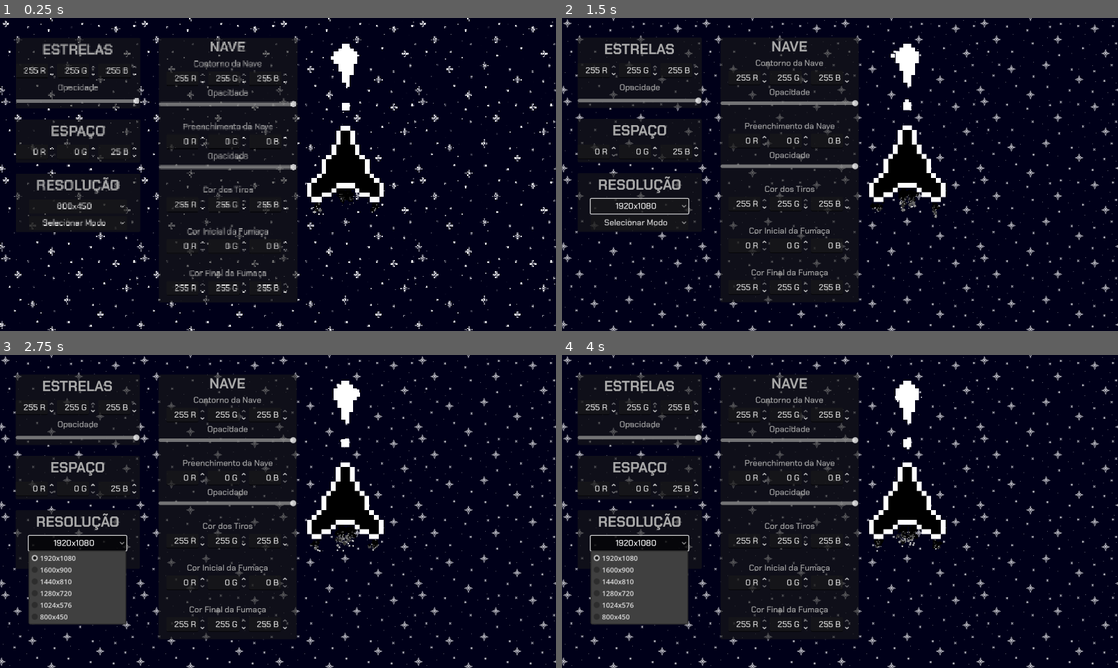
Above: before the commit, frames 1-4 (two rows, left to right).
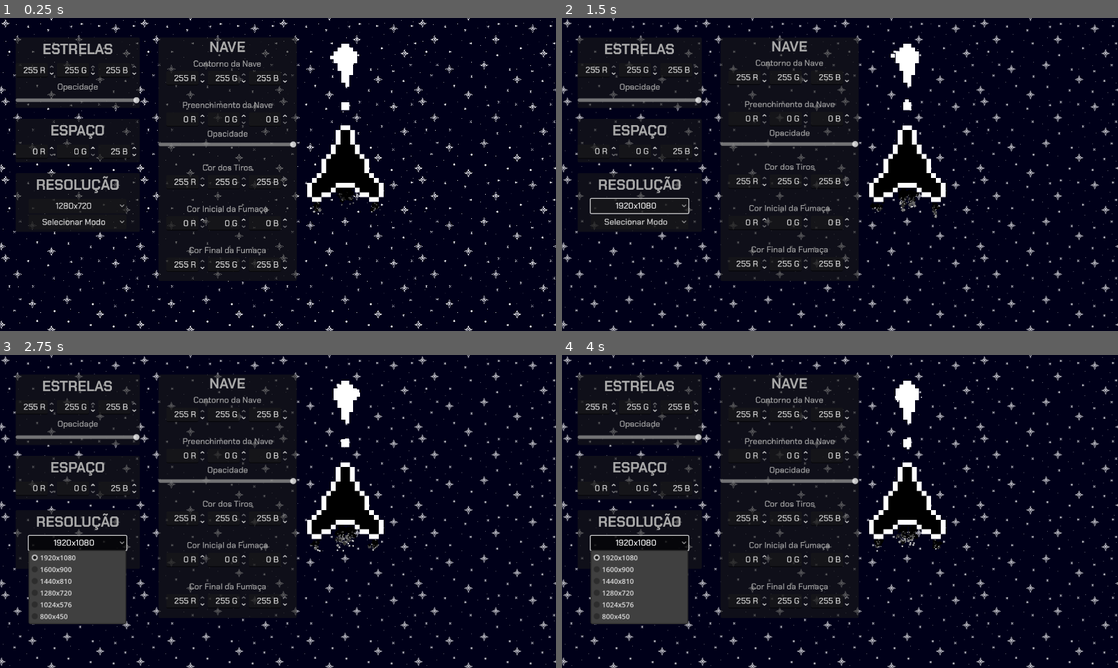
Above: after the commit, the same moments.

Repository: Naut-Astro/InvasorEspacial
Game: Godot game, scene res://Cenas/invaderconfig.tscn
Two runs of this game, one before a commit and one after it. Both use one fixed random seed, a clock stepped at 60 frames per second and the inputs below.
Inputs:
- Up to frame 1 (0.25 s): no input
- Up to frame 2 (1.5 s): click "800x450" (after the commit: "1280x720") at 0.5 s; click "Selecionar Modo" at 1.25 s
- Up to frame 3 (2.75 s): click "1920x1080" at 2 s
- Up to frame 4 (4 s): hold D (Right) 2.78-3.53 s; tap Z (Shoot) at 2.85, 3.6 s; hold S (Down) from 3.53 s (still down)

The runs differ from the first frame. In frame 1, 8.8% of the frame differs, in the area x 0-100%, y 0-100%; in frame 2, 4.0%; in frame 3, 4.0%; in frame 4, 4.0%.

Commit message:
Tiro Simples + Save
Foi adicionado o tiro normal;

Foi adicionado sistema de save para guardar as configurações do jogador, bem como futuramente salvar o progresso do jogador;

Diff:
--- a/Cenas/background.tscn
+++ b/Cenas/background.tscn
@@ -6,6 +6,7 @@
 [sub_resource type="CanvasTexture" id="CanvasTexture_p3a1g"]
 
 [node name="Background" type="Node2D"]
+z_index = -1
 script = ExtResource("1_cxkf6")
 
 [node name="Space" type="TextureRect" parent="."]
--- a/Cenas/invader.tscn
+++ b/Cenas/invader.tscn
@@ -4,11 +4,16 @@
 [ext_resource type="PackedScene" uid="uid://cuvibs4p4eumo" path="res://Cenas/ship_sprite.tscn" id="2_ekh5j"]
 
 [node name="Invader" type="CharacterBody2D"]
+z_index = 2
 script = ExtResource("1_b7s0x")
 
 [node name="Hitbox" type="CollisionPolygon2D" parent="."]
-position = Vector2(0, -0.5)
+position = Vector2(0, -2.5)
+scale = Vector2(5, 5)
 polygon = PackedVector2Array(-1, -6.5, 1, -6.5, 2, -3.5, 3, -1.5, 4, -0.5, 5, 2.5, 7, 4.5, 7, 7.5, 3, 6.5, 2, 4.5, -2, 4.5, -3, 6.5, -7, 7.5, -7, 4.5, -5, 2.5, -4, -0.5, -3, -1.5, -2, -3.5)
 
 [node name="ShipSprite" parent="." instance=ExtResource("2_ekh5j")]
 scale = Vector2(5, 5)
+
+[node name="Marker2D" type="Marker2D" parent="."]
+position = Vector2(0, -37.5)
--- a/Cenas/invaderconfig.tscn
+++ b/Cenas/invaderconfig.tscn
@@ -187,7 +187,7 @@
 offset_left = 365.0
 offset_top = 45.0
 offset_right = 683.0
-offset_bottom = 654.0
+offset_bottom = 605.0
 size_flags_vertical = 0
 metadata/_edit_group_ = true
 
@@ -242,20 +242,6 @@
 alignment = 2
 update_on_text_changed = true
 suffix = "B"
-
-[node name="Label4" type="Label" parent="Menu/Ship/Linhas"]
-modulate = Color(0.666569, 0.666569, 0.666569, 1)
-layout_mode = 2
-theme_override_fonts/font = ExtResource("3_tl5q0")
-theme_override_font_sizes/font_size = 19
-text = "Opacidade"
-horizontal_alignment = 1
-vertical_alignment = 1
-
-[node name="A2" type="HSlider" parent="Menu/Ship/Linhas"]
-layout_mode = 2
-max_value = 255.0
-rounded = true
 
 [node name="Space" type="Label" parent="Menu/Ship/Linhas"]
 modulate = Color(0.666569, 0.666569, 0.666569, 1)
@@ -540,7 +526,6 @@
 [connection signal="value_changed" from="Menu/Ship/Linhas/HBoxContainer2/R" to="." method="_on_shipOutlineR_value_changed"]
 [connection signal="value_changed" from="Menu/Ship/Linhas/HBoxContainer2/G" to="." method="_on_shipOutlineG_value_changed"]
 [connection signal="value_changed" from="Menu/Ship/Linhas/HBoxContainer2/B" to="." method="_on_shipOutlineB_value_changed"]
-[connection signal="value_changed" from="Menu/Ship/Linhas/A2" to="." method="_on_shipOutlineA_value_changed"]
 [connection signal="value_changed" from="Menu/Ship/Linhas/HBoxContainer3/R" to="." method="_on_shipFillR_value_changed"]
 [connection signal="value_changed" from="Menu/Ship/Linhas/HBoxContainer3/G" to="." method="_on_shipFillG_value_changed"]
 [connection signal="value_changed" from="Menu/Ship/Linhas/HBoxContainer3/B" to="." method="_on_shipFillB_value_changed"]
--- a/Cenas/tiro.tscn
+++ b/Cenas/tiro.tscn
@@ -1,20 +1,29 @@
-[gd_scene load_steps=5 format=3 uid="uid://byjns0rgvd7fh"]
+[gd_scene load_steps=6 format=3 uid="uid://byjns0rgvd7fh"]
 
+[ext_resource type="Script" uid="uid://dbe6cb3eblyct" path="res://Scripts/shot_behaviour.gd" id="1_qs13w"]
 [ext_resource type="Texture2D" uid="uid://bfy3scykfle0p" path="res://Assets/Sprites/Tiro.png" id="1_wr052"]
 [ext_resource type="Script" uid="uid://cnkaeni1jtsgi" path="res://Scripts/shot_sprite.gd" id="2_po8pd"]
 [ext_resource type="PackedScene" uid="uid://df3akxpxcdavy" path="res://Recursos/Bullet/bullettrailparticle.res" id="3_v0468"]
 
 [sub_resource type="RectangleShape2D" id="RectangleShape2D_po8pd"]
-size = Vector2(2, 2)
+size = Vector2(1.6, 1.6)
 
 [node name="Tiro" type="Area2D"]
+z_index = 1
+scale = Vector2(5, 5)
+script = ExtResource("1_qs13w")
 
 [node name="Sprite2D" type="Sprite2D" parent="."]
 texture_filter = 1
+scale = Vector2(0.75, 0.75)
 texture = ExtResource("1_wr052")
 script = ExtResource("2_po8pd")
 
 [node name="BulletTrail" parent="Sprite2D" instance=ExtResource("3_v0468")]
+amount = 11
+lifetime = 0.15
 
 [node name="CollisionShape2D" type="CollisionShape2D" parent="."]
+position = Vector2(-5.96046e-08, 9.53674e-08)
+scale = Vector2(1, 1)
 shape = SubResource("RectangleShape2D_po8pd")
--- a/Cenas/tiro_carregado.tscn
+++ b/Cenas/tiro_carregado.tscn
@@ -9,6 +9,8 @@
 size = Vector2(6, 6)
 
 [node name="TiroCarregado" type="Area2D"]
+z_index = 1
+scale = Vector2(5, 5)
 
 [node name="Sprite2D" type="Sprite2D" parent="."]
 texture_filter = 1
@@ -17,7 +19,7 @@
 
 [node name="BulletTrail" parent="Sprite2D" instance=ExtResource("3_o8iiv")]
 position = Vector2(0, -1)
-amount = 15
+amount = 23
 lifetime = 0.25
 process_material = ExtResource("4_hy60v")
 
--- a/Recursos/Bullet/bulletprocessmaterial.tres
+++ b/Recursos/Bullet/bulletprocessmaterial.tres
@@ -9,10 +9,12 @@
 
 [resource]
 particle_flag_disable_z = true
-emission_shape_scale = Vector3(1, 1.5, 1)
+emission_shape_offset = Vector3(0, 1, 0)
 emission_shape = 3
-emission_box_extents = Vector3(1, 1, 1)
+emission_box_extents = Vector3(1, 1.5, 1)
 gravity = Vector3(0, 0, 0)
 tangential_accel_min = 15.0
 tangential_accel_max = 35.0
+scale_min = 5.0
+scale_max = 5.0
 scale_curve = SubResource("CurveTexture_k1p7x")
--- a/Recursos/Bullet/chargedbulletprocessmaterial.tres
+++ b/Recursos/Bullet/chargedbulletprocessmaterial.tres
@@ -14,4 +14,6 @@
 gravity = Vector3(0, 0, 0)
 tangential_accel_min = 35.0
 tangential_accel_max = 55.0
+scale_min = 5.0
+scale_max = 5.0
 scale_curve = SubResource("CurveTexture_k1p7x")
--- /dev/null
+++ b/Recursos/Save/SaveData.gd
@@ -0,0 +1,14 @@
+extends Resource
+
+class_name SaveDataRes
+
+@export var bgcolor := GlobalColors.bgcolor
+@export var starcolor := GlobalColors.starcolor
+@export var shipoutlinecolor := GlobalColors.shipoutlinecolor
+@export var shipfillcolor := GlobalColors.shipfillcolor
+@export var shipshotcolor := GlobalColors.shipshotcolor
+@export var smokeinitialcolor := GlobalColors.smokeinitialcolor
+@export var smokeendcolor := GlobalColors.smokeendcolor
+
+@export var currentres = GlobalScreenCfg.currentres
+@export var currentwindowmode = GlobalScreenCfg.currentwindowmode
--- a/Recursos/Smoke/smokelineparticle.gd
+++ b/Recursos/Smoke/smokelineparticle.gd
@@ -2,9 +2,11 @@
 
 @onready var smokeGradient: Gradient = preload("res://Recursos/Smoke/smokecolorgradient.tres")
 
+
 func _ready() -> void:
-	smokeGradient.colors[0] = GlobalColors.smokeinitialcolor
-	smokeGradient.colors[1] = GlobalColors.smokeendcolor
+	SaveLoadManager._load()
+	smokeGradient.colors[0] = SaveLoadManager.savedata.smokeinitialcolor
+	smokeGradient.colors[1] = SaveLoadManager.savedata.smokeendcolor
 
 
 func _process(_delta: float) -> void:
@@ -13,6 +15,9 @@
 
 func handlecolorchange():
 	if GlobalColors.smokecolorchanged:
+		GlobalColors.smokecolorchanged = false
 		smokeGradient.colors[0] = GlobalColors.smokeinitialcolor
 		smokeGradient.colors[1] = GlobalColors.smokeendcolor
-		GlobalColors.smokecolorchanged = false
+		SaveLoadManager.savedata.smokeinitialcolor = smokeGradient.colors[0]
+		SaveLoadManager.savedata.smokeendcolor = smokeGradient.colors[1]
+		SaveLoadManager._save()
--- a/Scripts/GlobalColors.gd
+++ b/Scripts/GlobalColors.gd
@@ -17,7 +17,6 @@
 
 var shipoutlinecolor := SHIPOUTLINEDEFAULTCOLOR
 var shipoutlinechanged := false
-var updateoutlinealpha := false
 var shipfillcolor := SHIPFILLDEFAULTCOLOR
 var shipfillchanged := false
 
@@ -28,3 +27,13 @@
 var smokeinitialcolor := SMOKEDEFAULTINITIALCOLOR
 var smokeendcolor := SMOKEDEFAULTENDCOLOR
 var smokecolorchanged := false
+
+func _ready():
+	SaveLoadManager._load()
+	starcolor = SaveLoadManager.savedata.starcolor
+	bgcolor = SaveLoadManager.savedata.bgcolor
+	shipoutlinecolor = SaveLoadManager.savedata.shipoutlinecolor
+	shipfillcolor = SaveLoadManager.savedata.shipfillcolor
+	shipshotcolor = SaveLoadManager.savedata.shipshotcolor
+	smokeinitialcolor = SaveLoadManager.savedata.smokeinitialcolor
+	smokeendcolor = SaveLoadManager.savedata.smokeendcolor
--- a/Scripts/GlobalScreenCfg.gd
+++ b/Scripts/GlobalScreenCfg.gd
@@ -19,11 +19,20 @@
 var currentres = resolutions["1280x720"]
 var currentwindowmode = windowmodes["Janela"]
 
+func _ready() -> void:
+	SaveLoadManager._load()
+	currentres = SaveLoadManager.savedata.currentres
+	currentwindowmode = SaveLoadManager.savedata.currentwindowmode
+	alterScreen()
+
 
 func alterScreen() -> void:
 	get_window().set_size(currentres)
 	DisplayServer.window_set_mode(currentwindowmode)
 	centerwindow()
+	SaveLoadManager.savedata.currentres = currentres
+	SaveLoadManager.savedata.currentwindowmode = currentwindowmode
+	SaveLoadManager._save()
 
 func centerwindow() -> void:
 	var screencenter = DisplayServer.screen_get_position() + DisplayServer.screen_get_size()/2
--- /dev/null
+++ b/Scripts/SaveLoadManager.gd
@@ -0,0 +1,17 @@
+extends Node
+
+const SAVEFILE = "user://saves/savefile.tres"
+
+var savedata:= SaveDataRes.new()
+
+func _ready():
+	DirAccess.make_dir_absolute("user://Saves")
+
+
+func _save():
+	ResourceSaver.save(savedata, SAVEFILE)
+
+
+func _load():
+	if FileAccess.file_exists(SAVEFILE):
+		savedata = ResourceLoader.load(SAVEFILE).duplicate(true)
--- a/Scripts/background.gd
+++ b/Scripts/background.gd
@@ -5,8 +5,10 @@
 
 
 func _ready() -> void:
-	space.self_modulate = GlobalColors.bgcolor
-	stars.self_modulate = GlobalColors.starcolor
+	SaveLoadManager._load()
+	space.self_modulate = SaveLoadManager.savedata.bgcolor
+	stars.self_modulate = SaveLoadManager.savedata.starcolor
+
 
 func _process(_delta: float) -> void:
 	handlecolorchange()
@@ -16,6 +18,10 @@
 	if GlobalColors.starchanged:
 		GlobalColors.starchanged = false
 		stars.self_modulate = GlobalColors.starcolor
+		SaveLoadManager.savedata.starcolor = stars.self_modulate
+		SaveLoadManager._save()
 	if GlobalColors.bgchanged:
 		GlobalColors.bgchanged = false
 		space.self_modulate = GlobalColors.bgcolor
+		SaveLoadManager.savedata.bgcolor = space.self_modulate
+		SaveLoadManager._save()
--- a/Scripts/invaderconfig.gd
+++ b/Scripts/invaderconfig.gd
@@ -12,7 +12,6 @@
 @onready var shipOutlineR: SpinBox = $Menu/Ship/Linhas/HBoxContainer2/R
 @onready var shipOutlineG: SpinBox = $Menu/Ship/Linhas/HBoxContainer2/G
 @onready var shipOutlineB: SpinBox = $Menu/Ship/Linhas/HBoxContainer2/B
-@onready var shipOutlineA: HSlider = $Menu/Ship/Linhas/A2
 
 @onready var shipFillR: SpinBox = $Menu/Ship/Linhas/HBoxContainer3/R
 @onready var shipFillG: SpinBox = $Menu/Ship/Linhas/HBoxContainer3/G
@@ -31,48 +30,48 @@
 @onready var smoke2G: SpinBox = $Menu/Ship/Linhas/HBoxContainer6/G
 @onready var smoke2B: SpinBox = $Menu/Ship/Linhas/HBoxContainer6/B
 
-
 @onready var resOptBut: OptionButton = $Menu/Res/Linhas/OptionButton
 @onready var screenOptBut: OptionButton = $Menu/Res/Linhas/OptionButton2
 
 
 func _ready() -> void:
+	SaveLoadManager._load()
 	initColorvalues()
 	addResolutions()
 	addScreenmodes()
 	updateResolutionvalue()
 
+
 func initColorvalues() -> void: #Deixar os botões com valor inicial correto
-	starR.value = int(255 * GlobalColors.starcolor[0])
-	starG.value = int(255 * GlobalColors.starcolor[1])
-	starB.value = int(255 * GlobalColors.starcolor[2])
-	starA.value = int(255 * GlobalColors.starcolor[3])
+	starR.value = int(255 * SaveLoadManager.savedata.starcolor[0])
+	starG.value = int(255 * SaveLoadManager.savedata.starcolor[1])
+	starB.value = int(255 * SaveLoadManager.savedata.starcolor[2])
+	starA.value = int(255 * SaveLoadManager.savedata.starcolor[3])
 
-	skyR.value = int(255 * GlobalColors.bgcolor[0])
-	skyG.value = int(255 * GlobalColors.bgcolor[1])
-	skyB.value = int(255 * GlobalColors.bgcolor[2])
+	skyR.value = int(255 * SaveLoadManager.savedata.bgcolor[0])
+	skyG.value = int(255 * SaveLoadManager.savedata.bgcolor[1])
+	skyB.value = int(255 * SaveLoadManager.savedata.bgcolor[2])
 
-	shipOutlineR.value = int(255 * GlobalColors.shipoutlinecolor[0])
-	shipOutlineG.value = int(255 * GlobalColors.shipoutlinecolor[1])
-	shipOutlineB.value = int(255 * GlobalColors.shipoutlinecolor[2])
-	shipOutlineA.value = int(255 * GlobalColors.shipoutlinecolor[3])
+	shipOutlineR.value = int(255 * SaveLoadManager.savedata.shipoutlinecolor[0])
+	shipOutlineG.value = int(255 * SaveLoadManager.savedata.shipoutlinecolor[1])
+	shipOutlineB.value = int(255 * SaveLoadManager.savedata.shipoutlinecolor[2])
 
-	shipFillR.value = int(255 * GlobalColors.shipfillcolor[0])
-	shipFillG.value = int(255 * GlobalColors.shipfillcolor[1])
-	shipFillB.value = int(255 * GlobalColors.shipfillcolor[2])
-	shipFillA.value = int(255 * GlobalColors.shipfillcolor[3])
+	shipFillR.value = int(255 * SaveLoadManager.savedata.shipfillcolor[0])
+	shipFillG.value = int(255 * SaveLoadManager.savedata.shipfillcolor[1])
+	shipFillB.value = int(255 * SaveLoadManager.savedata.shipfillcolor[2])
+	shipFillA.value = int(255 * SaveLoadManager.savedata.shipfillcolor[3])
 
-	shipShotR.value = int(255 * GlobalColors.shipshotcolor[0])
-	shipShotG.value = int(255 * GlobalColors.shipshotcolor[1])
-	shipShotB.value = int(255 * GlobalColors.shipshotcolor[2])
+	shipShotR.value = int(255 * SaveLoadManager.savedata.shipshotcolor[0])
+	shipShotG.value = int(255 * SaveLoadManager.savedata.shipshotcolor[1])
+	shipShotB.value = int(255 * SaveLoadManager.savedata.shipshotcolor[2])
 
-	smoke1R.value = int(255 * GlobalColors.smokeinitialcolor[0])
-	smoke1G.value = int(255 * GlobalColors.smokeinitialcolor[1])
-	smoke1B.value = int(255 * GlobalColors.smokeinitialcolor[2])
+	smoke1R.value = int(255 * SaveLoadManager.savedata.smokeinitialcolor[0])
+	smoke1G.value = int(255 * SaveLoadManager.savedata.smokeinitialcolor[1])
+	smoke1B.value = int(255 * SaveLoadManager.savedata.smokeinitialcolor[2])
 
-	smoke2R.value = int(255 * GlobalColors.smokeendcolor[0])
-	smoke2G.value = int(255 * GlobalColors.smokeendcolor[1])
-	smoke2B.value = int(255 * GlobalColors.smokeendcolor[2])
+	smoke2R.value = int(255 * SaveLoadManager.savedata.smokeendcolor[0])
+	smoke2G.value = int(255 * SaveLoadManager.savedata.smokeendcolor[1])
+	smoke2B.value = int(255 * SaveLoadManager.savedata.smokeendcolor[2])
 
 
 func addResolutions() -> void: #Adicionar resoluções no menu dropdown
@@ -137,9 +136,6 @@
 func _on_shipOutlineB_value_changed(value: float) -> void:
 	GlobalColors.shipoutlinecolor[2] = shipOutlineB.value/255
 	GlobalColors.shipoutlinechanged = true
-func _on_shipOutlineA_value_changed(value: float) -> void:
-	GlobalColors.shipoutlinecolor[3] = shipOutlineA.value/255
-	GlobalColors.shipoutlinechanged = true
 
 #Alterar cor do preenchimento da Nave
 func _on_shipFillR_value_changed(value: float) -> void:
@@ -190,9 +186,3 @@
 func _on_smoke2B_value_changed(value: float) -> void:
 	GlobalColors.smokeendcolor[2] = smoke2B.value/255
 	GlobalColors.smokecolorchanged = true
-
-
-func _process(_delta: float) -> void:
-	if GlobalColors.updateoutlinealpha == true:
-		shipOutlineA.value = 255 * GlobalColors.shipoutlinecolor[3]
-		GlobalColors.updateoutlinealpha = false
--- a/Scripts/playercontroller.gd
+++ b/Scripts/playercontroller.gd
@@ -1,11 +1,21 @@
 extends CharacterBody2D
+
+const SHOT = preload("res://Cenas/tiro.tscn")
+const BIGSHOT = preload("res://Cenas/tiro_carregado.tscn")
+
+@onready var sprite: Node2D = $ShipSprite
+@onready var gun: Marker2D = $Marker2D
 
 var speed := 245
 var dir
+var chargethreshold := 0.5
+var fullchargetime := 1.35
+
 
 func _process(_delta: float) -> void:
 	movement()
 	activateparticles()
+	shoot()
 
 
 func movement() -> void:
@@ -24,5 +34,11 @@
 
 
 func activateparticles() -> void:
-	if dir.x > 0:
-		pass #ativar chama esquerda
+	sprite.dynamicparticles(dir)
+
+
+func shoot() -> void:
+	if Input.is_action_just_pressed("Shoot"):
+		var shot = SHOT.instantiate()
+		shot.global_position = gun.global_position
+		add_sibling(shot)
--- a/Scripts/ship_sprite.gd
+++ b/Scripts/ship_sprite.gd
@@ -1,4 +1,8 @@
 extends Node2D
+
+const SMALLSMOKESPEED: float = 0.95
+const BIGSMOKESPEED: float = 0.95
+const BIGSMOKELIFETIME: float = 0.35
 
 @onready var outline: Sprite2D = $Outline
 @onready var fill: Sprite2D = $Fill
@@ -11,8 +15,13 @@
 
 
 func _ready() -> void:
-	outline.self_modulate = GlobalColors.shipoutlinecolor
-	fill.self_modulate = GlobalColors.shipfillcolor
+	SaveLoadManager._load()
+	updateColor()
+
+
+func updateColor():
+	fill.self_modulate = SaveLoadManager.savedata.shipfillcolor
+	outline.self_modulate = SaveLoadManager.savedata.shipoutlinecolor
 
 
 func _process(_delta: float) -> void:
@@ -23,10 +32,48 @@
 	if GlobalColors.shipoutlinechanged:
 		GlobalColors.shipoutlinechanged = false
 		outline.self_modulate = GlobalColors.shipoutlinecolor
+		SaveLoadManager.savedata.shipoutlinecolor = outline.self_modulate
+		SaveLoadManager._save()
 	if GlobalColors.shipfillchanged:
 		GlobalColors.shipfillchanged = false
 		fill.self_modulate = GlobalColors.shipfillcolor
-	if GlobalColors.shipfillcolor[3] <= 0.55 && GlobalColors.shipoutlinecolor[3] <= 0.54:
-		GlobalColors.shipoutlinecolor[3] = 0.55
-		GlobalColors.shipoutlinechanged = true
-		GlobalColors.updateoutlinealpha = true
+		SaveLoadManager.savedata.shipfillcolor = fill.self_modulate
+		SaveLoadManager._save()
+
+
+func dynamicparticles(dir: Vector2) -> void:
+	#Movimento horizontal ou dedicado pra cima
+	if dir.x < 0:
+		rsmoke.emitting = true
+		lsmoke.emitting = false
+	elif dir.x > 0:
+		rsmoke.emitting = false
+		lsmoke.emitting = true
+	else: #Dedicado pra cima
+		if dir.y < 0:
+			rsmoke.emitting = true
+			lsmoke.emitting = true
+			rsmoke.speed_scale = 1.15
+			lsmoke.speed_scale = 1.15
+		else:
+			rsmoke.emitting = false
+			lsmoke.emitting = false
+			rsmoke.speed_scale = SMALLSMOKESPEED
+			lsmoke.speed_scale = SMALLSMOKESPEED
+
+	#Movimento vertical
+	if dir.y > 0:
+		csmoke1.speed_scale = 0.75
+		csmoke2.speed_scale = 0.75
+		csmoke1.lifetime = 0.1
+		csmoke2.lifetime = 0.1
+	elif dir.y < 0:
+		csmoke1.speed_scale = 1.15
+		csmoke2.speed_scale = 1.15
+		csmoke1.lifetime = BIGSMOKELIFETIME
+		csmoke2.lifetime = BIGSMOKELIFETIME
+	else:
+		csmoke1.speed_scale = BIGSMOKESPEED
+		csmoke2.speed_scale = BIGSMOKESPEED
+		csmoke1.lifetime = BIGSMOKELIFETIME
+		csmoke2.lifetime = BIGSMOKELIFETIME
--- /dev/null
+++ b/Scripts/shot_behaviour.gd
@@ -0,0 +1,12 @@
+extends Area2D
+
+@onready var bullet_trail: GPUParticles2D = $Sprite2D/BulletTrail
+
+var speed: float = 435.5
+
+func _ready() -> void:
+	bullet_trail.emitting = true
+
+
+func _process(delta: float) -> void:
+	position.y -= speed * delta
--- a/Scripts/shot_sprite.gd
+++ b/Scripts/shot_sprite.gd
@@ -7,11 +7,13 @@
 
 
 func _ready() -> void:
-	self.self_modulate = GlobalColors.shipshotcolor
-	bulletsparkle.color = GlobalColors.shipshotcolor
-	bigbulletsparkle.color = GlobalColors.shipshotcolor
-	chargedbulletsparkle.color = GlobalColors.shipshotcolor
-	bigchargedbulletsparkle.color = GlobalColors.shipshotcolor
+	SaveLoadManager._load()
+	self.self_modulate = SaveLoadManager.savedata.shipshotcolor
+	bulletsparkle.color = SaveLoadManager.savedata.shipshotcolor
+	bigbulletsparkle.color = SaveLoadManager.savedata.shipshotcolor
+	chargedbulletsparkle.color = SaveLoadManager.savedata.shipshotcolor
+	bigchargedbulletsparkle.color = SaveLoadManager.savedata.shipshotcolor
+
 
 func _process(_delta: float) -> void:
 	handlecolorchange()
@@ -28,3 +30,5 @@
 		bigbulletsparkle.color = GlobalColors.shipshotcolor
 		chargedbulletsparkle.color = GlobalColors.shipshotcolor
 		bigchargedbulletsparkle.color = GlobalColors.shipshotcolor
+		SaveLoadManager.savedata.shipshotcolor = self.self_modulate
+		SaveLoadManager._save()
--- a/project.godot
+++ b/project.godot
@@ -20,6 +20,7 @@
 
 GlobalColors="*res://Scripts/GlobalColors.gd"
 GlobalScreenCfg="*res://Scripts/GlobalScreenCfg.gd"
+SaveLoadManager="*res://Scripts/SaveLoadManager.gd"
 
 [display]
 
Not shown, added: Recursos/Save/SaveData.gd.uid
Not shown, added: Scripts/SaveLoadManager.gd.uid
Not shown, added: Scripts/shot_behaviour.gd.uid
